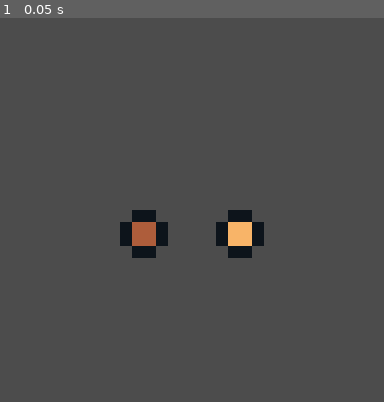
Above: before the commit, frame 1.
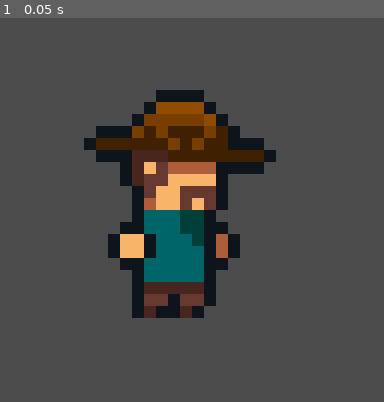
Above: after the commit, the same moment.

Repository: davifoox/character-creator
Game: Godot game, scene res://Main.tscn
The game is run twice, just before and just after one commit, with the same random seed, the same clock (stepped at 60 frames per second) and the same inputs.
Inputs:
- Up to frame 1 (0.05 s): no input

The runs differ from the first frame. In frame 1, 17% of the frame differs, in the area x 21-72%, y 18-79%.

Commit message:
add - body, legs and head parts

Diff:
--- a/Character.tscn
+++ b/Character.tscn
@@ -1,27 +1,42 @@
-[gd_scene load_steps=4 format=2]
+[gd_scene load_steps=8 format=2]
 
 [ext_resource path="res://character-parts/left-hand.png" type="Texture" id=1]
 [ext_resource path="res://character-parts/right-hand.png" type="Texture" id=2]
 [ext_resource path="res://reference/obm-player-without-cape.png" type="Texture" id=3]
+[ext_resource path="res://character-parts/right-leg.png" type="Texture" id=4]
+[ext_resource path="res://character-parts/head.png" type="Texture" id=5]
+[ext_resource path="res://character-parts/body.png" type="Texture" id=6]
+[ext_resource path="res://character-parts/left-leg.png" type="Texture" id=7]
 
 [node name="Character" type="Node2D"]
 position = Vector2( 16, 16 )
 
 [node name="Head" type="Sprite" parent="."]
+position = Vector2( -1, -5 )
+texture = ExtResource( 5 )
+
+[node name="LeftHand" type="Sprite" parent="."]
+position = Vector2( 2, 3 )
+texture = ExtResource( 1 )
 
 [node name="Body" type="Sprite" parent="."]
+position = Vector2( -1.5, 3 )
+scale = Vector2( 1, 1 )
+texture = ExtResource( 6 )
 
-[node name="HandLeft" type="Sprite" parent="."]
-position = Vector2( -4, 2 )
-texture = ExtResource( 1 )
-
-[node name="HandRight" type="Sprite" parent="."]
-position = Vector2( 4, 2 )
+[node name="RightHand" type="Sprite" parent="."]
+position = Vector2( -5, 3 )
 texture = ExtResource( 2 )
 
-[node name="LegLeft" type="Sprite" parent="."]
+[node name="LeftLeg" type="Sprite" parent="."]
+position = Vector2( 0.5, 7.5 )
+scale = Vector2( 1, 1 )
+texture = ExtResource( 7 )
 
-[node name="LegRight" type="Sprite" parent="."]
+[node name="RightLeg" type="Sprite" parent="."]
+position = Vector2( -3, 7.5 )
+scale = Vector2( 1, 1 )
+texture = ExtResource( 4 )
 
 [node name="AnimationPlayer" type="AnimationPlayer" parent="."]
 
Binary file added: character-parts/body.png
Not shown, added: character-parts/body.png.import
Binary file added: character-parts/head.png
Not shown, added: character-parts/head.png.import
Binary file added: character-parts/left-leg.png
Not shown, added: character-parts/left-leg.png.import
Binary file added: character-parts/right-leg.png
Not shown, added: character-parts/right-leg.png.import
